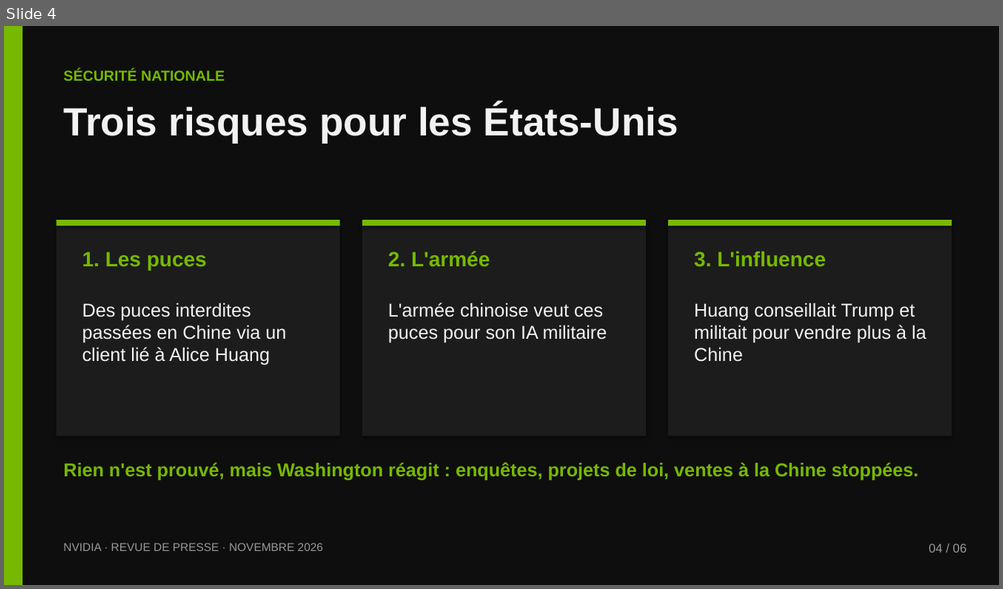
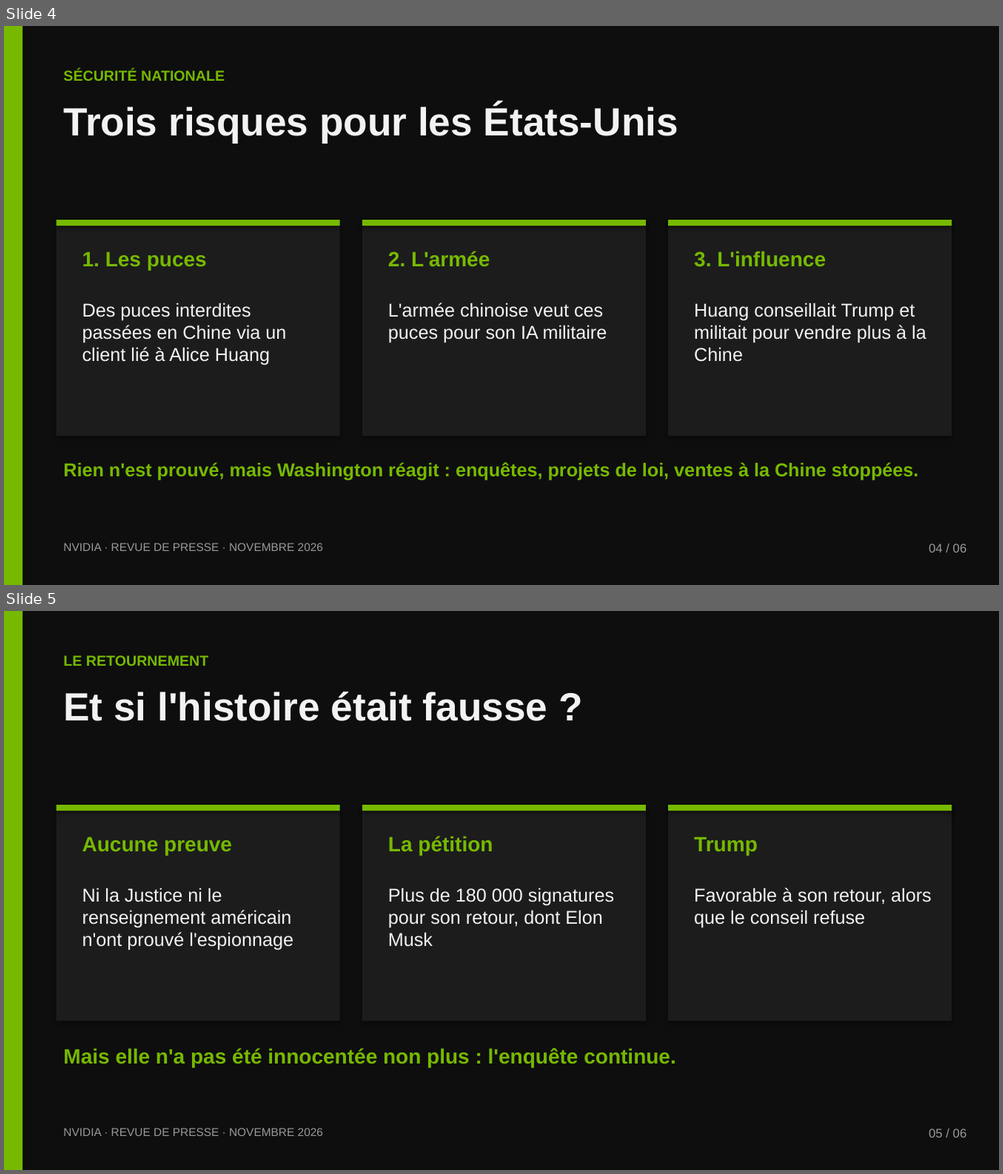
Before and after one commit to dehamnaadam-hue/Encole, a slide deck: nvidia/Nvidia-revue-de-presse.pptx. Shown one above the other, each under a label of ours: slide 4 before the commit, slides 4 and 5 after it. The pictures are 1003x589 and 1003x1174 pixels, drawn with LibreOffice and Linux fonts; fonts in the diff are those of the drawing. Boxes give left, top, right and bottom in pixels: in the first picture for what was removed or moved away, otherwise in the second. Text is boxed around its words. In the diff, an @@ line names an element or a change of style, - is before the commit and + after.

```diff
--- a/nvidia/Nvidia-revue-de-presse.pptx
+++ b/nvidia/Nvidia-revue-de-presse.pptx
@@ slide 5 added at (x1=4, y1=611, x2=999, y2=1170), background #0E0E0E @@
@@ rectangle added at (x1=4, y1=611, x2=22, y2=1170), fill #76B900 @@
@@ text added at (x1=63, y1=655, x2=208, y2=666), 14 pt, text #76B900, bold @@
+LE RETOURNEMENT
@@ text added at (x1=63, y1=692, x2=548, y2=721), 38 pt, text #F2F2F2, bold @@
+Et si l'histoire était fausse ?
@@ rectangle added at (x1=57, y1=805, x2=340, y2=1022), fill #1C1C1C @@
@@ rectangle added at (x1=57, y1=805, x2=340, y2=811), fill #76B900 @@
@@ rectangle added at (x1=362, y1=805, x2=646, y2=1022), fill #1C1C1C @@
@@ rectangle added at (x1=362, y1=805, x2=646, y2=811), fill #76B900 @@
@@ rectangle added at (x1=668, y1=805, x2=951, y2=1022), fill #1C1C1C @@
@@ rectangle added at (x1=668, y1=805, x2=951, y2=811), fill #76B900 @@
@@ text added at (x1=82, y1=837, x2=232, y2=855), 20 pt, text #76B900, bold @@
+Aucune preuve
@@ text added at (x1=388, y1=836, x2=492, y2=855), 20 pt, text #76B900, bold @@
+La pétition
@@ text added at (x1=694, y1=837, x2=757, y2=855), 20 pt, text #76B900, bold @@
+Trump
@@ text added at (x1=82, y1=888, x2=293, y2=951), 18 pt, text #F2F2F2 @@
+Ni la Justice ni le renseignement américain n'ont prouvé l'espionnage
@@ text added at (x1=388, y1=888, x2=614, y2=947), 18 pt, text #F2F2F2 @@
+Plus de 180 000 signatures pour son retour, dont Elon Musk
@@ text added at (x1=694, y1=888, x2=931, y2=928), 18 pt, text #F2F2F2 @@
+Favorable à son retour, alors que le conseil refuse
@@ text added at (x1=63, y1=1048, x2=675, y2=1068), 20 pt, text #76B900, bold @@
+Mais elle n'a pas été innocentée non plus : l'enquête continue.
@@ text added at (x1=63, y1=1128, x2=323, y2=1136), 11 pt, text #9A9A9A @@
+NVIDIA · REVUE DE PRESSE · NOVEMBRE 2026
@@ text added at (x1=928, y1=1129, x2=967, y2=1138), 12 pt, text #9A9A9A @@
+05 / 06
```
Also in this commit, not shown: 1 slide changed, 1 other slide added, 2 slides removed, 1 other file.
